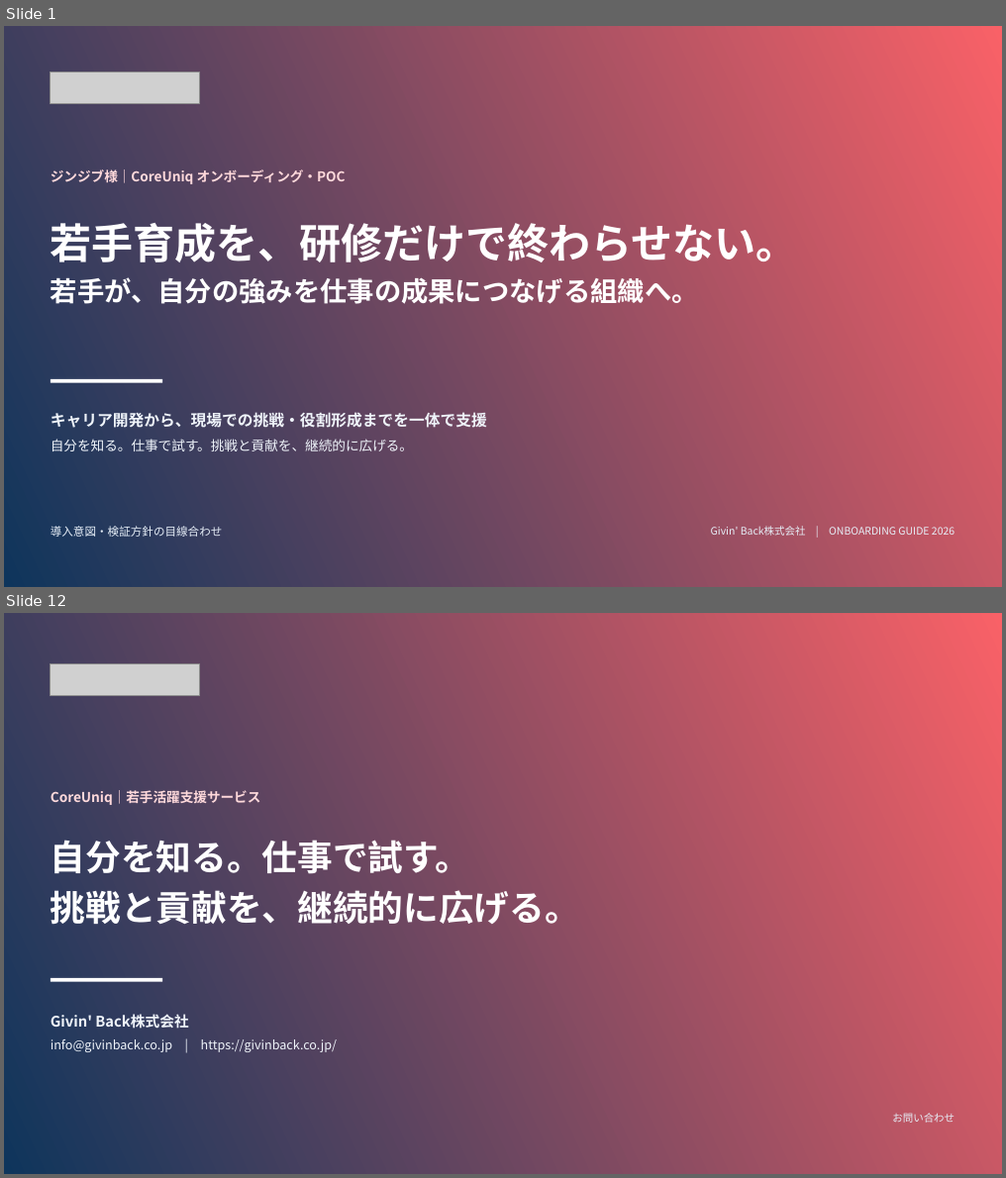
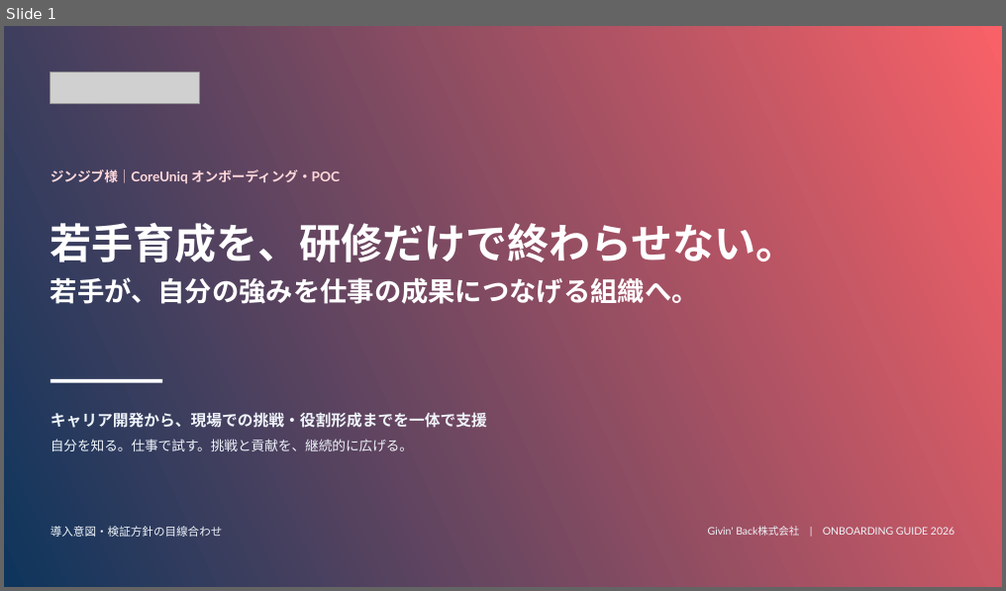
Before and after one commit to ytanaka1988/free, a slide deck: givinback_deck/ジンジブ様_CoreUniqオンボーディング・POC資料_GivinBackフォーマット.pptx. Shown one above the other, each under a label of ours: slides 1 and 12 before the commit, slide 1 after it; the slides between them are not shown. The pictures are 1006x1178 and 1006x591 pixels, drawn with LibreOffice and Linux fonts; fonts in the diff are those of the drawing; grey boxes stand for pictures. Boxes give left, top, right and bottom in pixels: in the first picture for what was removed or moved away, otherwise in the second. Text is boxed around its words. In the diff, an @@ line names an element or a change of style, - is before the commit and + after.

```diff
--- a/givinback_deck/ジンジブ様_CoreUniqオンボーディング・POC資料_GivinBackフォーマット.pptx
+++ b/givinback_deck/ジンジブ様_CoreUniqオンボーディング・POC資料_GivinBackフォーマット.pptx
@@ slide 12 removed at bbox=[4, 613, 1002, 1174], background #FFFFFF @@
@@ rectangle removed at bbox=[4, 613, 1002, 1174] @@
@@ picture removed at bbox=[51, 663, 199, 695] @@
@@ text removed at bbox=[51, 790, 261, 805] @@
-CoreUniq｜若手活躍支援サービス
@@ text removed at bbox=[51, 835, 580, 931] @@
-自分を知る。仕事で試す。
-挑戦と貢献を、継続的に広げる。
@@ rectangle removed at bbox=[51, 978, 162, 982] @@
@@ text removed at bbox=[51, 1014, 337, 1053] @@
-Givin' Back株式会社
-info@givinback.co.jp | https://givinback.co.jp/
@@ text removed at bbox=[892, 1113, 954, 1123] @@
-お問い合わせ
@@ slide 1 changed as well @@
@@ text "ジンジブ様｜CoreUniq オンボーディング・POC" at bbox=[51, 170, 340, 184]: font Noto Sans CJK JP to Lato @@
@@ text "Givin' Back株式会社 | ONBOARDING GUIDE ..." at bbox=[708, 526, 954, 536]: font Noto Sans CJK JP to Lato, text colour #E6EEF7 to #EFF4FA @@
```
Also in this commit, not shown: 10 other slides changed, 3 other files.
